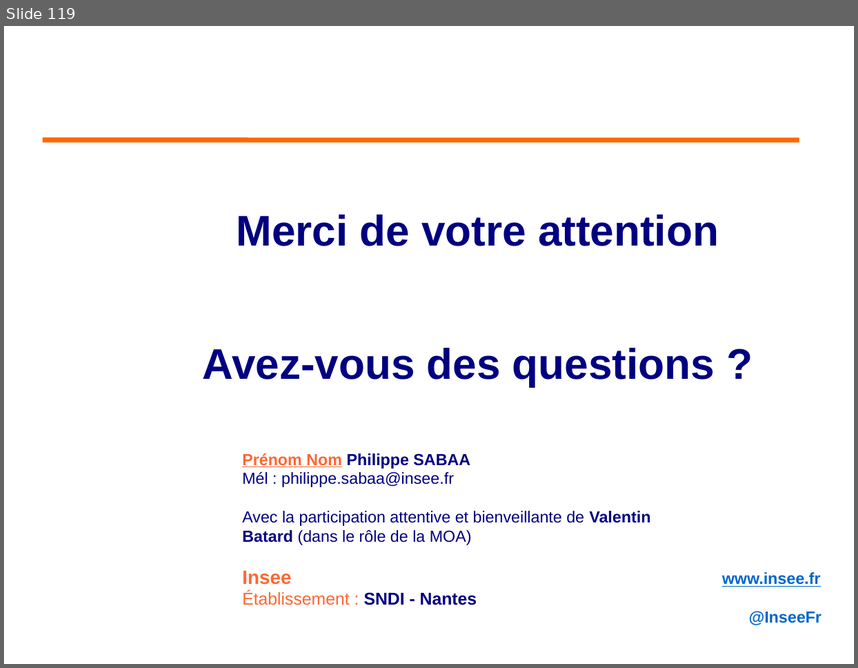
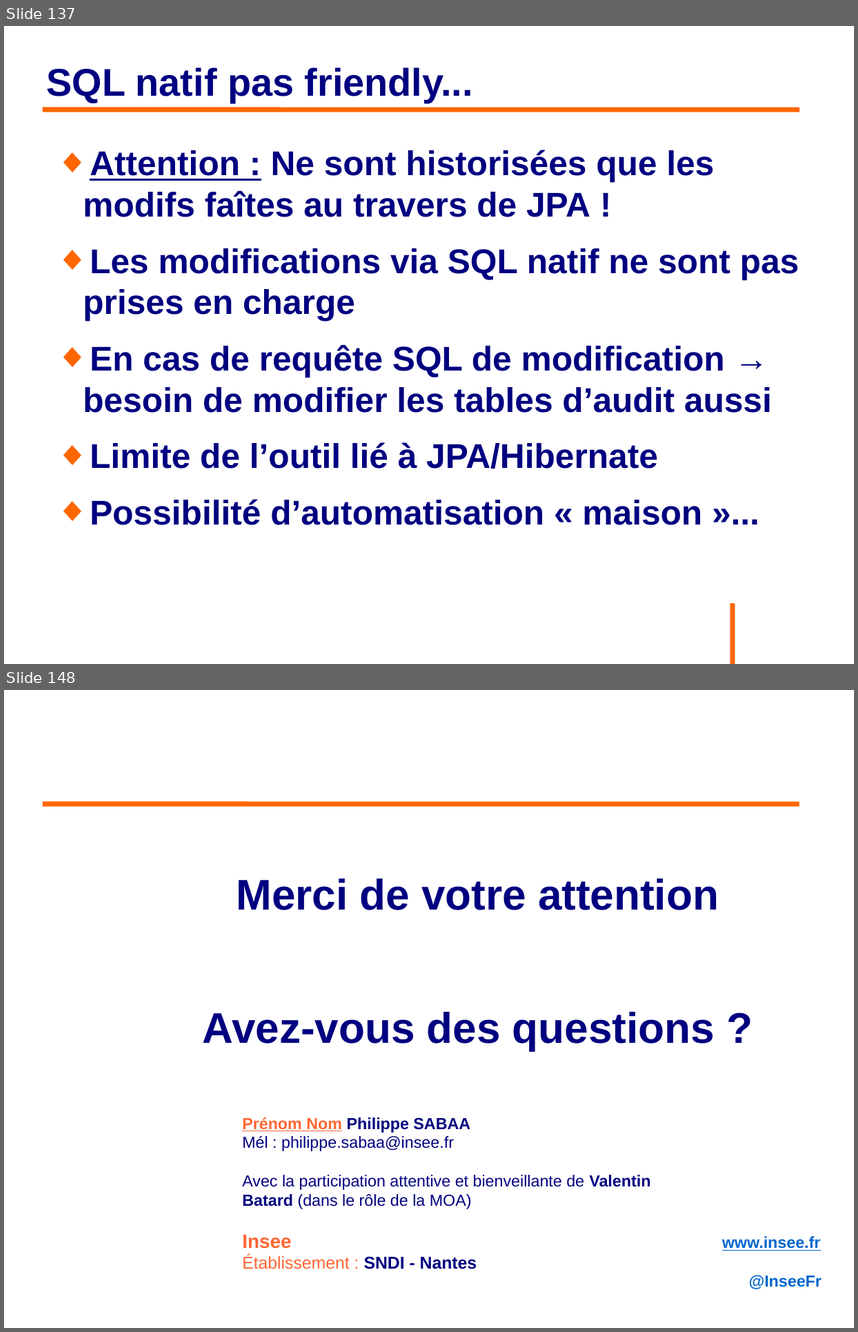
Before and after one commit to philphils/formation-hibernate-avancee, a slide deck: Documentation/diapo_formation_hibernate_avancee.odp. Shown one above the other, each under a label of ours: slide 119 before the commit, slides 137 and 148 after it; the slides between them are not shown. The pictures are 858x668 and 858x1332 pixels, drawn with LibreOffice and Linux fonts; fonts in the diff are those of the drawing; background and template pictures are left out. Boxes give left, top, right and bottom in pixels: in the first picture for what was removed or moved away, otherwise in the second. Text is boxed around its words. In the diff, an @@ line names an element or a change of style, - is before the commit and + after.

Commit message:
Avanacement diapo hibernate envers

```diff
--- a/Documentation/diapo_formation_hibernate_avancee.odp
+++ b/Documentation/diapo_formation_hibernate_avancee.odp
@@ slide 137 added at (x1=4, y1=26, x2=854, y2=664), background #FFFFFF @@
@@ title added at (x1=47, y1=67, x2=473, y2=103), 36 pt, text #000080, bold @@
+SQL natif pas friendly...
@@ line added from (43, 109) to (800, 109), #FF6600 4.54 pt @@
@@ text added at (x1=83, y1=150, x2=800, y2=525), 32 pt, text #000080, bold @@
+◆ Attention : Ne sont historisées que les modifs faîtes au travers de JPA !
+◆ Les modifications via SQL natif ne sont pas prises en charge
+◆ En cas de requête SQL de modification → besoin de modifier les tables d’audit aussi
+◆ Limite de l’outil lié à JPA/Hibernate
+◆ Possibilité d’automatisation « maison »...
@@ line added from (733, 603) to (733, 664), #FF6600 4.54 pt @@
@@ what was slide 119 is now slide 148 @@
```
Also in this commit, not shown: 28 other slides added.
